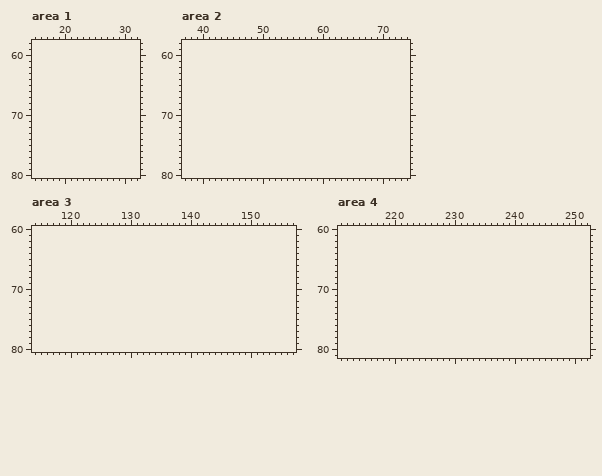
Pixel-art file: levels/office/assets/Office.aseprite. The picture above was drawn from the file before the commit.
272x256 pixels, 1 frame. Colours within 5 levels of each other are drawn and written as one. Shown: area 1: x 15..32, y 58..80; area 2: x 37..74, y 58..80; area 3: x 114..157, y 60..80; area 4: x 211..252, y 60..81. The old version is drawn lined up with the new one, on the new canvas. The commit also changed other parts of the picture, which this record leaves out.
The result:
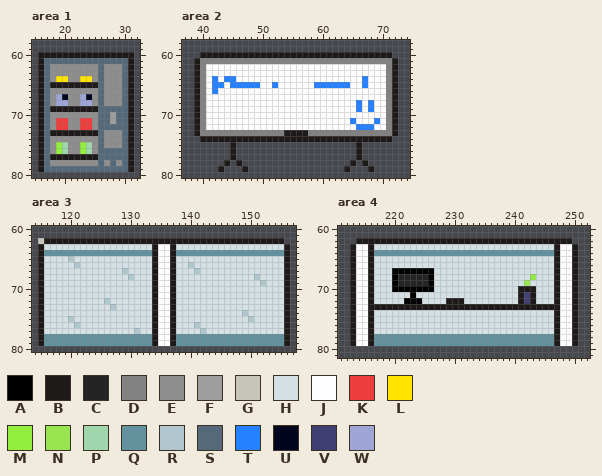
Palette (. is transparent): A #000000  B #1f1a1a  C #242424  D #828282  E #8e8e8e  F #9e9e9e  G #c6c5b9  H #d4e0e4  J #fdfdff  K #ef3d3d  L #ffe400  M #92ef3d  N #99e550  P #9dd7ab  Q #62929e  R #aec6cc  S #546a7b  T #2681ff  U #00041c  V #3f3f74  W #9da6d7
Change:
canvas 272x256 -> 272x512, the old top-left corner now at 0,248
Changed rows in their new state; - is an unchanged pixel.
Area 1:
first column x 16:
60 BBBBBBBBBBBBBBBB
61 BSSSSSSSSSSSSSSB
62 BSEEEEEEEESEEESB
63 BSEEEEEEEESEEESB
64 BSELLEELLESEEESB
65 BSBBBBBBBBSEEESB
66 BSEEEEEEEESEEESB
67 BSEWUEEWUESEEESB
68 BSEWWEEWWESEEESB
69 BSBBBBBBBBSSSSSB
70 BSEEEEEEEESSFSSB
71 BSEKKEEKKESSFSSB
72 BSEKKEEKKESSSSSB
73 BSBBBBBBBBSEEESB
74 BSEEEEEEEESEEESB
75 BSEMPEEMPESEEESB
76 BSEMPEEMPESSSSSB
77 BSBBBBBBBBSSSSSB
78 BSEEEEEEEESESESB
79 BSSSSSSSSSSSSSSB
Area 2:
first column x 39:
60 -BBBBBBBBBBBBBBBBBBBBBBBBBBBBBBBB-
61 BDDDDDDDDDDDDDDDDDDDDDDDDDDDDDDDDB
62 BDJJJJJJJJJJJJJJJJJJJJJJJJJJJJJJDB
63 BDJJJJJJJJJJJJJJJJJJJJJJJJJJJJJJDB
64 BDJTJTTJJJJJJJJJJJJJJJJJJJJJTJJJDB
65 BDJTTJTTTTTJJTJJJJJJTTTTTTJJTJJJDB
66 BDJTJJJJJJJJJJJJJJJJJJJJJJJJJJJJDB
67 BDJJJJJJJJJJJJJJJJJJJJJJJJJJJJJJDB
68 BDJJJJJJJJJJJJJJJJJJJJJJJJJTJTJJDB
69 BDJJJJJJJJJJJJJJJJJJJJJJJJJTJTJJDB
70 BDJJJJJJJJJJJJJJJJJJJJJJJJJJJJJJDB
71 BDJJJJJJJJJJJJJJJJJJJJJJJJTJJJTJDB
72 BDJJJJJJJJJJJJJJJJJJJJJJJJJTTTJJDB
73 BDDDDDDDDDDDDDDBBBBDDDDDDDDDDDDDDB
74 -BBBBBBBBBBBBBBBBBBBBBBBBBBBBBBBB-
75 ------B--------------------B------
76 ------B--------------------B------
77 ------B--------------------B------
78 -----B-B------------------B-B-----
79 ----B---B----------------B---B----
Area 3:
first column x 115:
62 GBBBBBBBBBBBBBBBBBBBBBBBBBBBBBBBBBBBBBBBB-
63 BHHHHHHHHHHHHHHHHHHBJJBHHHHHHHHHHHHHHHHHHB
64 BQQQQQQQQQQQQQQQQQQBJJBQQQQQQQQQQQQQQQQQQB
65 BHHHHRHHHHHHHHHHHHHBJJBHHHHHHHHHHHHHHHHHHB
66 BHHHHHRHHHHHHHHHHHHBJJBHHRHHHHHHHHHHHHHHHB
67 BHHHHHHHHHHHHHRHHHHBJJBHHHRHHHHHHHHHHHHHHB
68 BHHHHHHHHHHHHHHRHHHBJJBHHHHHHHHHHHHHRHHHHB
69 BHHHHHHHHHHHHHHHHHHBJJBHHHHHHHHHHHHHHRHHHB
70 BHHHHHHHHHHHHHHHHHHBJJBHHHHHHHHHHHHHHHHHHB
71 BHHHHHHHHHHHHHHHHHHBJJBHHHHHHHHHHHHHHHHHHB
72 BHHHHHHHHHHRHHHHHHHBJJBHHHHHHHHHHHHHHHHHHB
73 BHHHHHHHHHHHRHHHHHHBJJBHHHHHHHHHHHHHHHHHHB
74 BHHHHHHHHHHHHHHHHHHBJJBHHHHHHHHHHHRHHHHHHB
75 BHHHHRHHHHHHHHHHHHHBJJBHHHHHHHHHHHHRHHHHHB
76 BHHHHHRHHHHHHHHHHHHBJJBHHHRHHHHHHHHHHHHHHB
77 BHHHHHHHHHHHHHHHRHHBJJBHHHHRHHHHHHHHHHHHHB
78 BQQQQQQQQQQQQQQQQQQBJJBQQQQQQQQQQQQQQQQQQB
79 BQQQQQQQQQQQQQQQQQQBJJBQQQQQQQQQQQQQQQQQQB
Area 4:
first column x 213:
62 -BBBBBBBBBBBBBBBBBBBBBBBBBBBBBBBBBBBB-
63 BJJBHHHHHHHHHHHHHHHHHHHHHHHHHHHHHHBJJB
64 BJJBQQQQQQQQQQQQQQQQQQQQQQQQQQQQQQBJJB
65 BJJBHHHHHHHHHHHHHHHHHHHHHHHHHHHHHHBJJB
66 BJJBHHHHHHHHHHHHHHHHHHHHHHHHHHHHHHBJJB
67 BJJBHHHAAAAAAAHHHHHHHHHHHHHHHHHHHHBJJB
68 BJJBHHHACCCCCAHHHHHHHHHHHHHHHHNHHHBJJB
69 BJJBHHHACCCCCAHHHHHHHHHHHHHHHNHHHHBJJB
70 BJJBHHHAAAAAAAHHHHHHHHHHHHHHBBBHHHBJJB
71 BJJBHHHHHHAHHHHHHHHHHHHHHHHHBVBHHHBJJB
72 BJJBHHHHHAAAHHHHBBBHHHHHHHHHBVBHHHBJJB
73 BJJBBBBBBBBBBBBBBBBBBBBBBBBBBBBBBBBJJB
74 BJJBHHHHHHHHHHHHHHHHHHHHHHHHHHHHHHBJJB
75 BJJBHHHHHHHHHHHHHHHHHHHHHHHHHHHHHHBJJB
76 BJJBHHHHHHHHHHHHHHHHHHHHHHHHHHHHHHBJJB
77 BJJBHHHHHHHHHHHHHHHHHHHHHHHHHHHHHHBJJB
78 BJJBQQQQQQQQQQQQQQQQQQQQQQQQQQQQQQBJJB
79 BJJBQQQQQQQQQQQQQQQQQQQQQQQQQQQQQQBJJB
